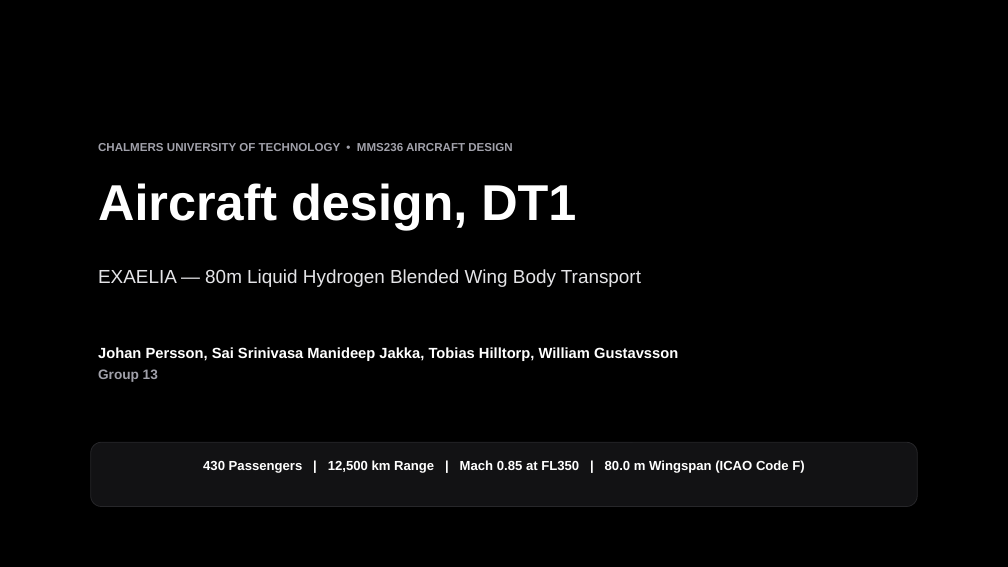
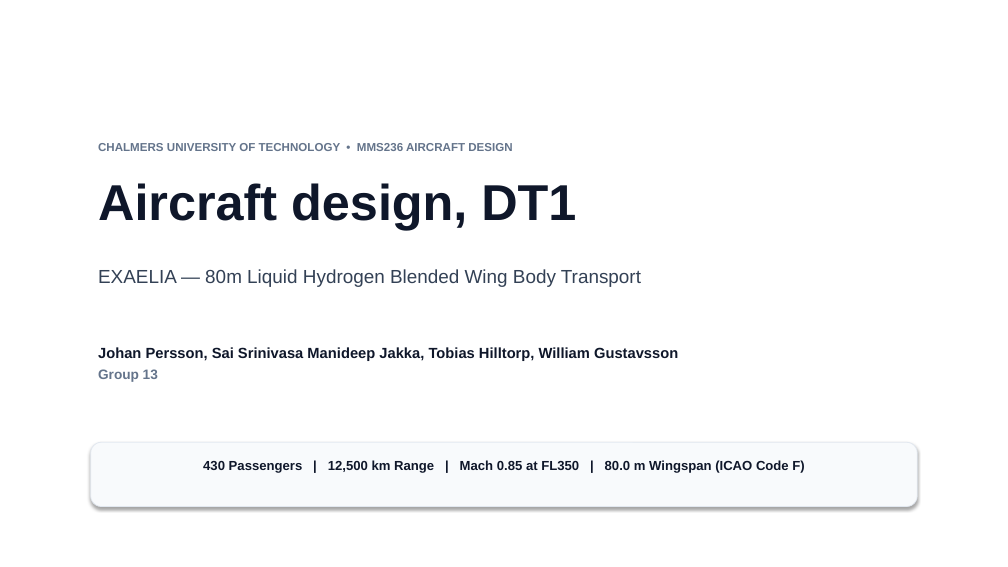
Before and after one commit to Deeprockz22/Aircraft-Design, a slide deck: slide 1 of Aircraft_Design_DT1_EXAELIA_Group13.pptx. Drawn at 1008x567 pixels with LibreOffice and Linux fonts; fonts in the diff are those of the drawing. Boxes give left, top, right and bottom in pixels: in the first picture for what was removed or moved away, otherwise in the second. Text is boxed around its words. In the diff, an @@ line names an element or a change of style, - is before the commit and + after.

```diff
--- a/Aircraft_Design_DT1_EXAELIA_Group13.pptx
+++ b/Aircraft_Design_DT1_EXAELIA_Group13.pptx
@@ background #000000 to #FFFFFF @@
@@ text "CHALMERS UNIVERSITY OF TECHNOLOGY • ..." at <box>98,143,512,151</box>: text colour #A1A1AA to #64748B @@
@@ text "Aircraft design, DT1" at <box>98,183,576,230</box>: text colour #FFFFFF to #0F172A @@
@@ text "EXAELIA — 80m Liquid Hydrogen ..." at <box>98,269,641,287</box>: text colour #E4E4E7 to #334155 @@
@@ text "Johan Persson, Sai Srinivasa Manideep ..." at <box>98,347,678,382</box>: text colour #FFFFFF to #0F172A; text colour #A1A1AA to #64748B in "Group 13" @@
@@ rounded rectangle at <box>91,442,917,507</box>: fill #121214 to #F8FAFC; outline #27272A 0.75 pt to #E2E8F0 0.75 pt @@
@@ text "430 Passengers | 12,500 km ..." at <box>203,460,804,473</box>: text colour #FFFFFF to #0F172A @@
```
Also in this commit, not shown: 7 other slides changed, 1 other file.
